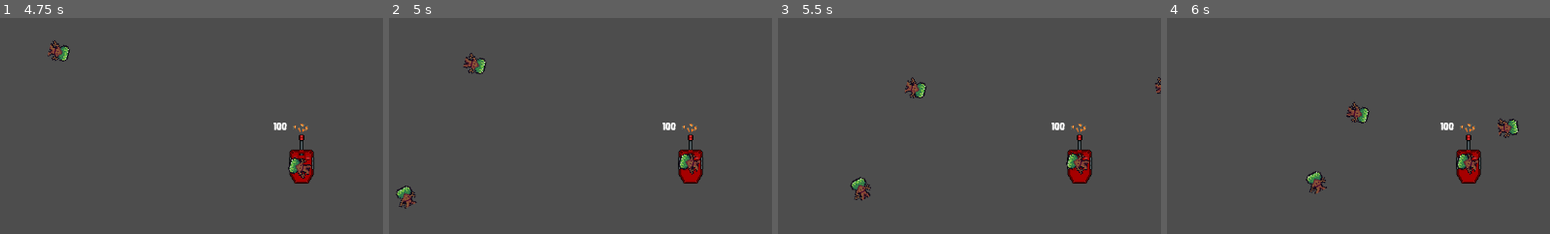
Above: before the commit, frames 1-4 (left to right).
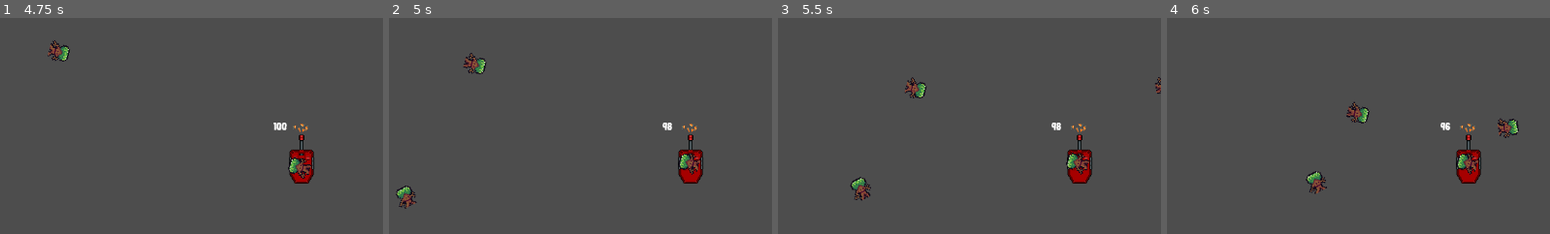
Above: after the commit, the same moments.

Repository: lewis785/ludum-dare-53
Game: Godot game, scene res://scenes/davids_scene.tscn
The game is run twice, just before and just after one commit, with the same random seed, the same clock (stepped at 60 frames per second) and the same inputs. This scene is started directly instead of the project's main scene.
Inputs:
- Up to frame 1 (4.75 s): tap Enter at 0.5, 2 s; hold Right (ui_right) 0.53-1.28 s; tap Space at 1.25 s; hold Left (ui_left) 1.28-2.03 s; hold Right (ui_right) 2.03-3.53 s; hold Left (ui_left) from 3.53 s (still down)
- Up to frame 2 (5 s): keep holding Left (ui_left)
- Up to frame 3 (5.5 s): keep holding Left (ui_left)
- Up to frame 4 (6 s): release Left (ui_left) at 5.78 s; hold Right (ui_right) from 5.78 s (still down)
The pictures show only the part of the screen within x 22-72%, y 12-62%; the shares and areas given below are measured in that part.

Frame 1 is identical in both runs. In frame 2, 0.1% of the frame differs, in the area x 71-75%, y 48-53%; in frame 3, 0.1%; in frame 4, 0.1%.

Commit message:
feat: class name

Diff:
--- a/scenes/projectile/projectile.gd
+++ b/scenes/projectile/projectile.gd
@@ -13,3 +13,27 @@
 	var direction = Vector2.RIGHT.rotated(rotation)
 	global_position += projectile_speed * direction * delta
 	pass
+
+func destroy():
+	queue_free()
+
+
+
+func _on_area_shape_entered(area_rid, area, area_shape_index, local_shape_index):
+	destroy()
+	pass # Replace with function body.
+
+
+func _on_body_entered(body):
+	destroy()
+	pass # Replace with function body.
+
+
+func _on_area_entered(area):
+	destroy()
+	pass # Replace with function body.
+
+
+func _on_visible_on_screen_notifier_2d_screen_exited():
+	destroy()
+	pass # Replace with function body.
--- a/scenes/projectile/projectile.tscn
+++ b/scenes/projectile/projectile.tscn
@@ -5,16 +5,20 @@
 
 [sub_resource type="RectangleShape2D" id="RectangleShape2D_nku43"]
 
-[node name="projectile" type="Node2D" groups=["Projectiles"]]
+[node name="projectile" type="Area2D" groups=["Projectiles"]]
 script = ExtResource("1_yb7ur")
 
-[node name="ProjectileArea2D" type="Area2D" parent="."]
-position = Vector2(202, 121)
-rotation = 0.523598
-metadata/_edit_group_ = true
-
-[node name="Sprite2D" type="Sprite2D" parent="ProjectileArea2D"]
+[node name="Sprite2D" type="Sprite2D" parent="."]
+position = Vector2(0, 1)
 texture = ExtResource("2_6w08a")
 
-[node name="CollisionShape2D" type="CollisionShape2D" parent="ProjectileArea2D"]
+[node name="CollisionShape2D" type="CollisionShape2D" parent="."]
+position = Vector2(0, 1)
 shape = SubResource("RectangleShape2D_nku43")
+
+[node name="VisibleOnScreenNotifier2D" type="VisibleOnScreenNotifier2D" parent="."]
+
+[connection signal="area_entered" from="." to="." method="_on_area_entered"]
+[connection signal="area_shape_entered" from="." to="." method="_on_area_shape_entered"]
+[connection signal="body_entered" from="." to="." method="_on_body_entered"]
+[connection signal="screen_exited" from="VisibleOnScreenNotifier2D" to="." method="_on_visible_on_screen_notifier_2d_screen_exited"]
--- a/scenes/structure/structure.gd
+++ b/scenes/structure/structure.gd
@@ -1,4 +1,4 @@
-extends Node2D
+class_name Structure extends Node2D
 
 @export var health: int = 100
 @export var owned: bool = true
@@ -11,7 +11,7 @@
 @export var supplies_consumption: int = 1
 
 var tick = false
-var time_til_tick: int = 0
+var time_til_tick: float = 0
 var enemies: Array[RigidBody2D] = []
 
 # Called when the node enters the scene tree for the first time.
--- a/scenes/structure/structure.tscn
+++ b/scenes/structure/structure.tscn
@@ -1,8 +1,9 @@
-[gd_scene load_steps=14 format=3 uid="uid://sd50xggadb4x"]
+[gd_scene load_steps=15 format=3 uid="uid://sd50xggadb4x"]
 
 [ext_resource type="Script" path="res://scenes/structure/structure.gd" id="1_lu5co"]
 [ext_resource type="Texture2D" uid="uid://du01wukscfhwe" path="res://assets/village/turret_01_mk1.png" id="2_t3pye"]
 [ext_resource type="FontFile" uid="uid://d0nym5e6k1aje" path="res://fonts/dreadringer.ttf" id="3_6g6dh"]
+[ext_resource type="PackedScene" uid="uid://cbd2nrreh7t81" path="res://scenes/projectile/projectile.tscn" id="4_ahby2"]
 
 [sub_resource type="RectangleShape2D" id="RectangleShape2D_0drnf"]
 size = Vector2(83, 79)
@@ -96,5 +97,7 @@
 offset_bottom = -40.0
 theme_override_fonts/font = ExtResource("3_6g6dh")
 
+[node name="projectile" parent="." instance=ExtResource("4_ahby2")]
+
 [connection signal="body_entered" from="StructureArea2D" to="." method="_on_structure_area_2d_body_entered"]
 [connection signal="body_exited" from="StructureArea2D" to="." method="_on_structure_area_2d_body_exited"]
